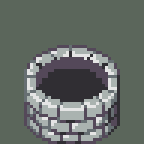
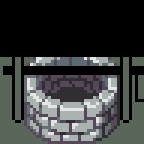
Two versions of the same layered image (w=144, h=144). Layer-by-layer changes:
showed "CoverShape" over (0, 0, 144, 123)
painted on "WellInside" over (36, 57, 108, 93)
painted on "WellTop" over (36, 51, 117, 144)
